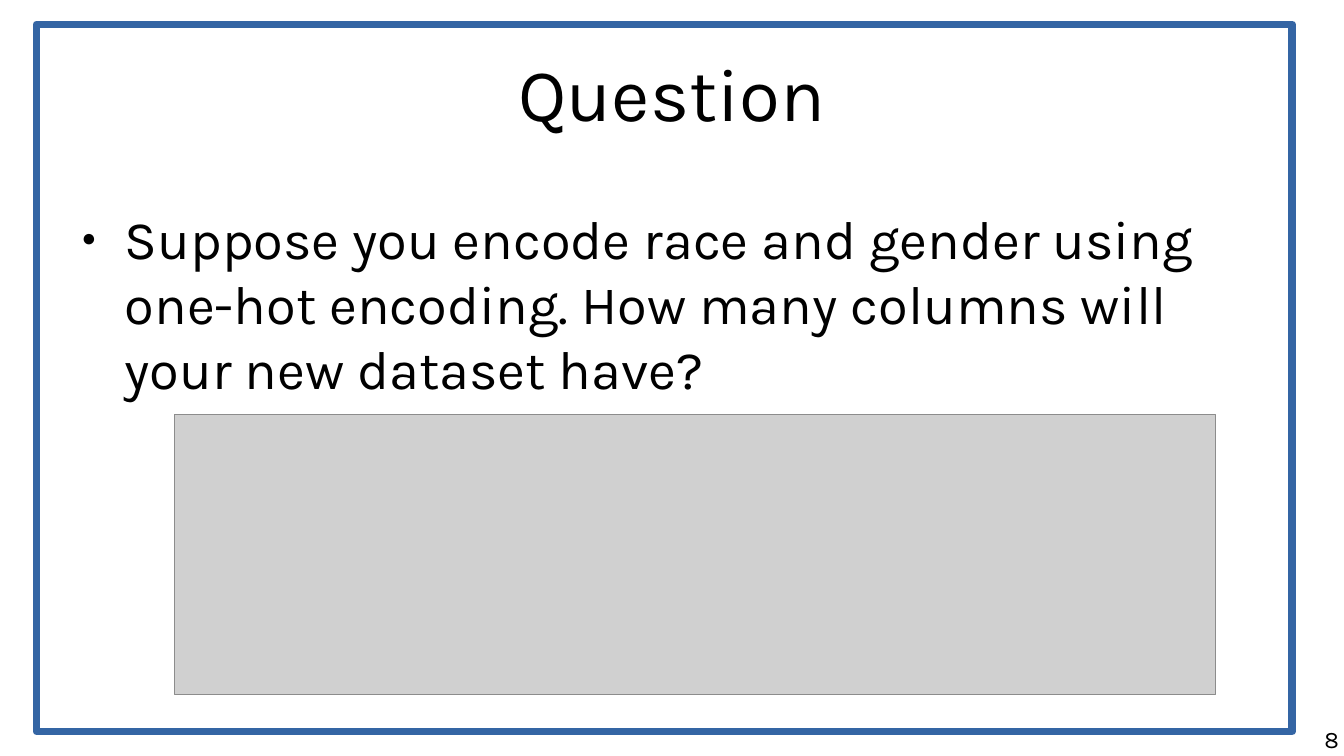
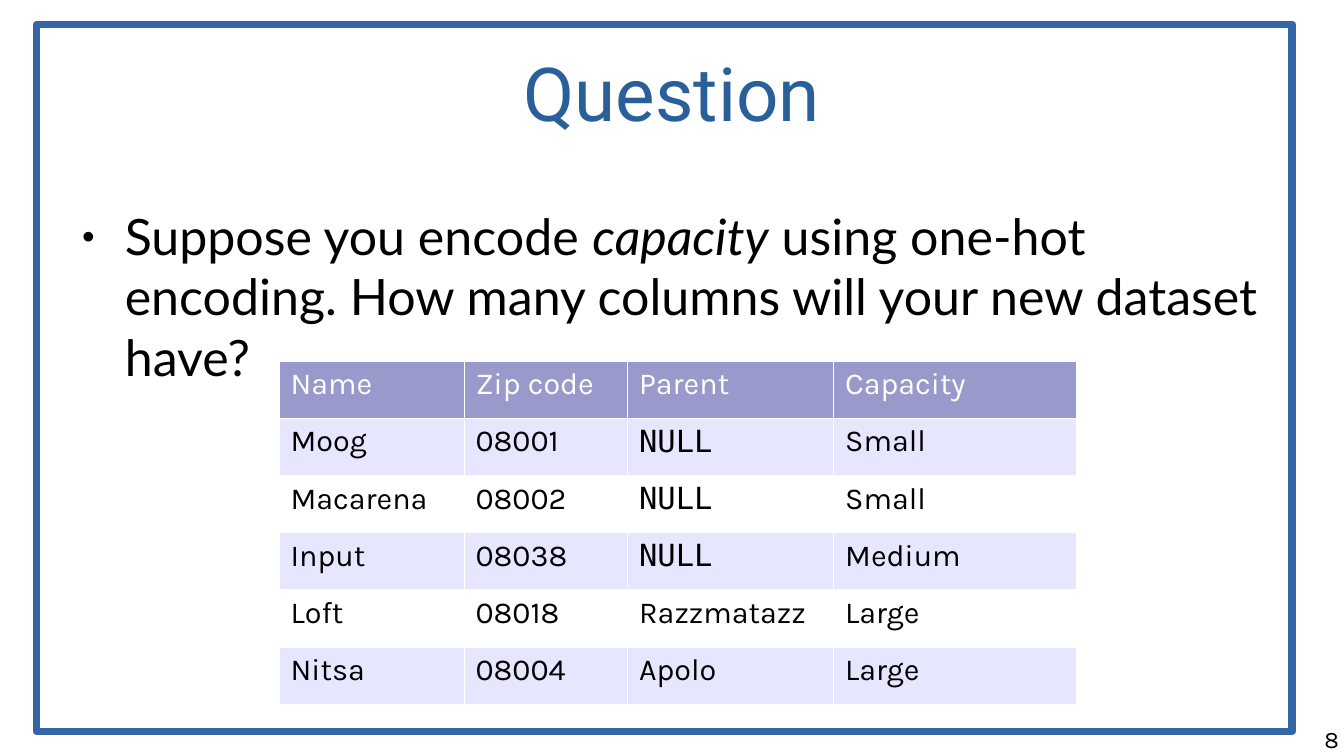
Before and after one commit to marco-calautti/data-mining-course, a slide deck: slide 8 of theory/odp/tt02_data_methods_scenarios.odp. Drawn at 1344x756 pixels with LibreOffice and Linux fonts; fonts in the diff are those of the drawing; grey boxes stand for pictures. Boxes give left, top, right and bottom in pixels: in the first picture for what was removed or moved away, otherwise in the second. Text is boxed around its words. In the diff, an @@ line names an element or a change of style, - is before the commit and + after.

```diff
--- a/theory/odp/tt02_data_methods_scenarios.odp
+++ b/theory/odp/tt02_data_methods_scenarios.odp
@@ title "Question" at [524,67,820,130]: font Karla to Roboto, text colour #000000 to #2A6099 @@
@@ text at [125,218,1258,324]: text changed; size 32 to 29.6 pt; font Karla to Lato @@
-● Suppose you encode race and gender using one-hot encoding. How many columns will your new dataset have?
+● Suppose you encode capacity using one-hot encoding. How many columns will your new dataset have?
@@ table added at [279,361,1078,705], 6 rows, 4 columns @@
+Name | Zip code | Parent | Capacity
+Moog | 08001 | NULL | Small
+Macarena | 08002 | NULL | Small
+Input | 08038 | NULL | Medium
+Loft | 08018 | Razzmatazz | Large
+Nitsa | 08004 | Apolo | Large
@@ picture removed at [174,415,1216,695] @@
```
Also in this commit, not shown: 40 other slides changed, 5 slides added, 3 slides removed, 5 other files.
